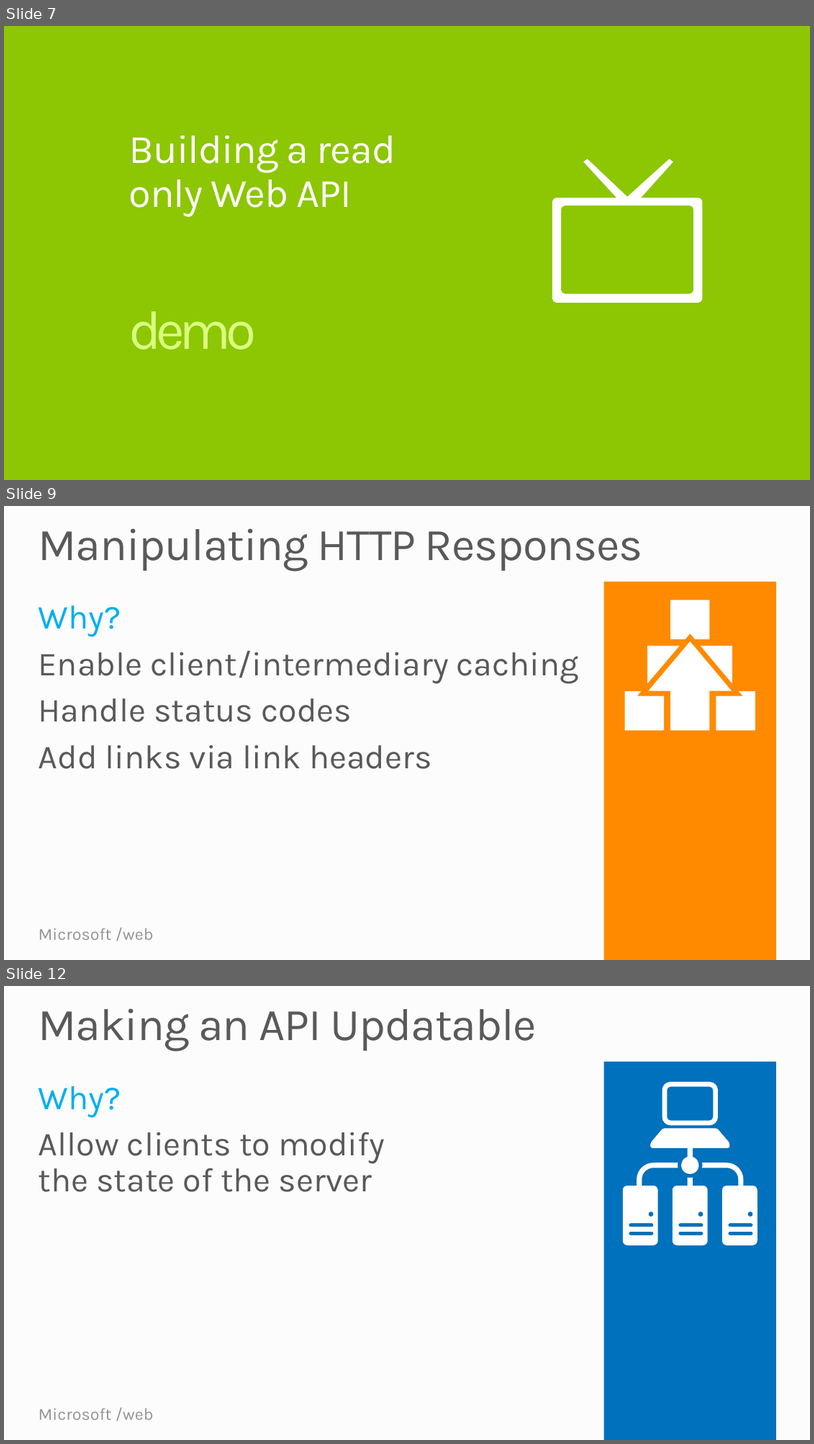
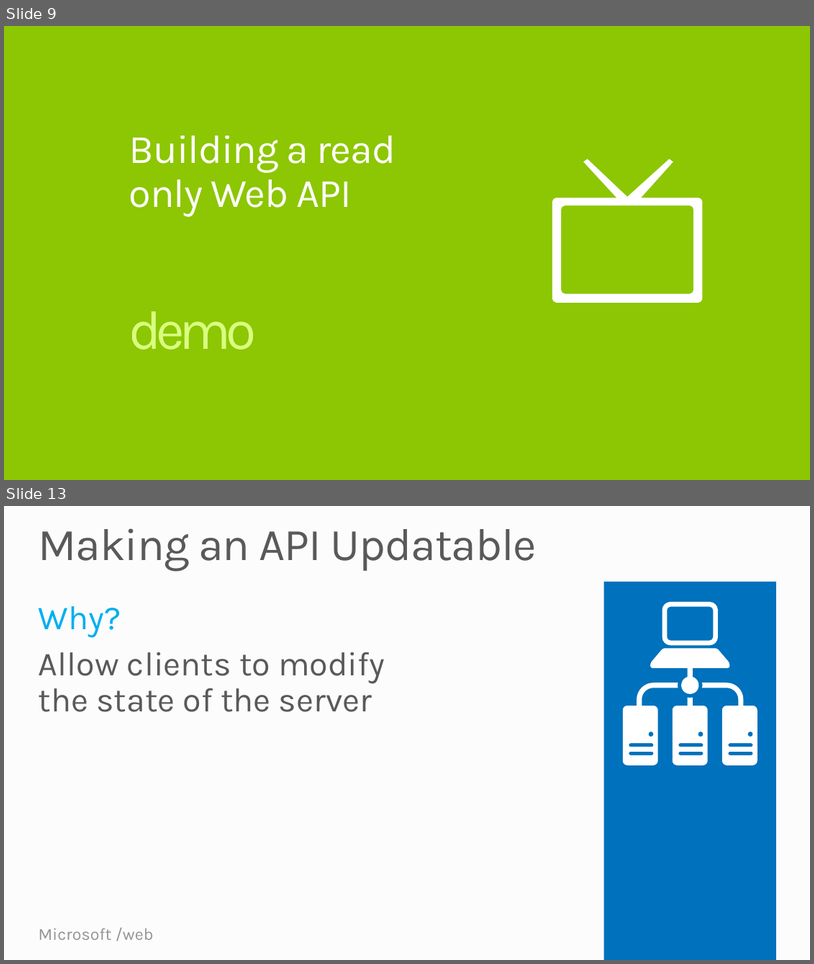
Before and after one commit to Microsoft-Web/WebTK-Presentations, a slide deck: AddingWebApiToASPNETSite/AddingWebApiToASPNETSite.pptx. Shown one above the other, each under a label of ours: slides 7, 9 and 12 before the commit, slides 9 and 13 after it; the slides between them are not shown. The pictures are 814x1444 and 814x964 pixels, drawn with LibreOffice and Linux fonts; fonts in the diff are those of the drawing. Boxes give left, top, right and bottom in pixels: in the first picture for what was removed or moved away, otherwise in the second. Text is boxed around its words. In the diff, an @@ line names an element or a change of style, - is before the commit and + after.

```diff
--- a/AddingWebApiToASPNETSite/AddingWebApiToASPNETSite.pptx
+++ b/AddingWebApiToASPNETSite/AddingWebApiToASPNETSite.pptx
@@ slide 9 removed at [4, 506, 810, 960], background #FCFCFC; not listed: 2 template elements that a slide beside it also shows @@
@@ title removed at [39, 528, 643, 571] @@
-Manipulating HTTP Responses
@@ rectangle removed at [604, 582, 777, 960] @@
@@ text removed at [39, 605, 579, 769] @@
-Why?
-Enable client/intermediary caching
-Handle status codes
-Add links via link headers
@@ freeform shape removed at [625, 600, 756, 730] @@
@@ what was slide 7 is now slide 9 @@
@@ what was slide 12 is now slide 13 @@
```
Also in this commit, not shown: 1 slide changed, 6 slides added, 6 other slides removed.
